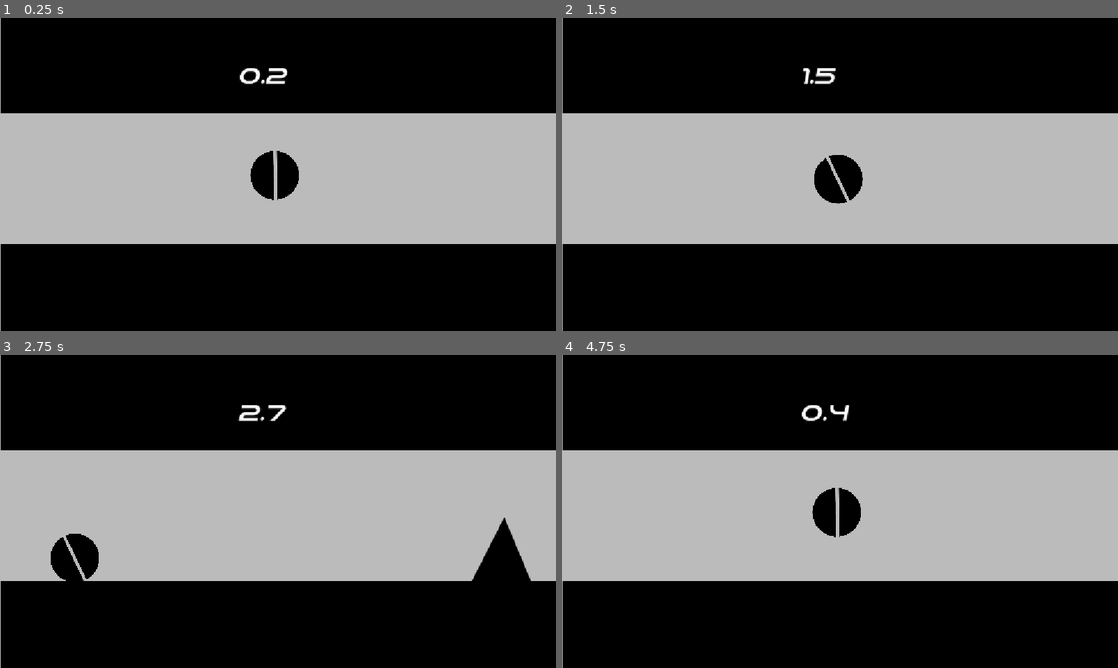
Above: before the commit, frames 1-4 (two rows, left to right).
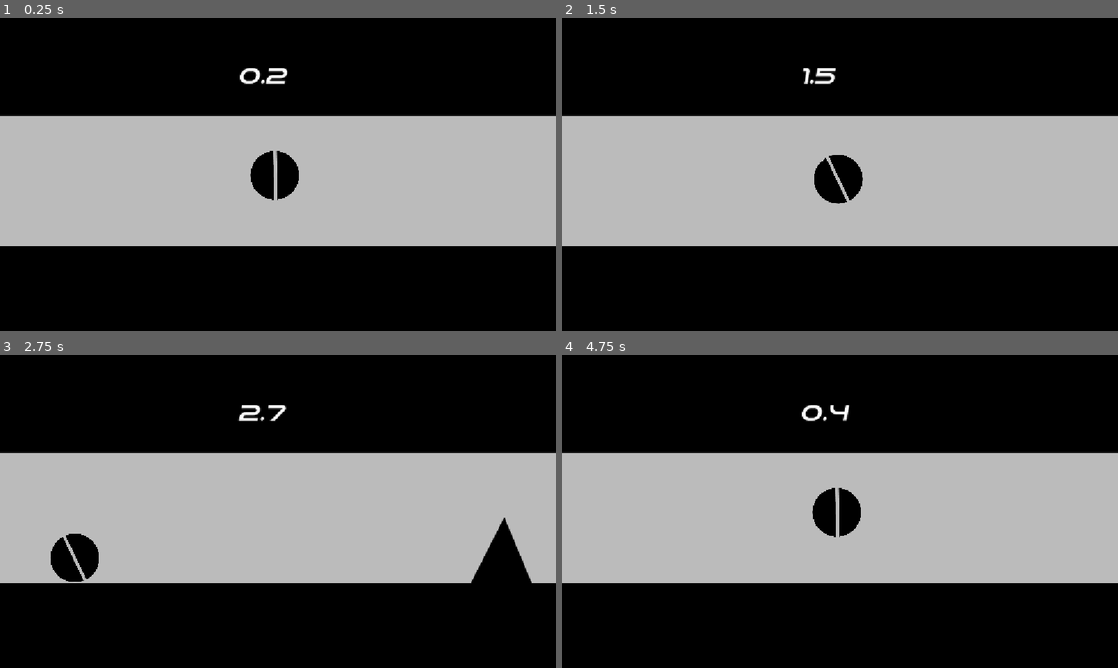
Above: after the commit, the same moments.

Repository: Martycat111/Bingbong
Game: Godot game, scene res://Scenes/game.tscn
Two runs of this game, one before a commit and one after it. Both use one fixed random seed, a clock stepped at 60 frames per second and the inputs below.
Inputs:
- Up to frame 1 (0.25 s): no input
- Up to frame 2 (1.5 s): hold Left (rotate clockwise) 0.53-1.28 s; tap Right (rotate counterclockwise) at 1.35 s
- Up to frame 3 (2.75 s): hold Space (shoot) from 2.03 s (still down)
- Up to frame 4 (4.75 s): release Space (shoot) at 2.78 s; tap Left (rotate clockwise) at 2.85 s; click "Play Again" at 3.5 s; click "Play" at 4.25 s

The runs differ from the first frame. In frame 1, 1.6% of the frame differs, in the area x 0-100%, y 0-100%; in frame 2, 1.6%; in frame 3, 1.6%; in frame 4, 1.6%.

Commit message:
not much

Diff:
--- a/Scenes/Score.tscn
+++ b/Scenes/Score.tscn
@@ -22,6 +22,7 @@
 theme_override_colors/font_color = Color(0, 0, 0, 1)
 theme_override_fonts/font = ExtResource("1_78k8p")
 theme_override_font_sizes/font_size = 55
+text = "score"
 script = ExtResource("1_5hcfu")
 
 [node name="Button" type="Button" parent="." unique_id=1711236095]
--- a/Scenes/game.tscn
+++ b/Scenes/game.tscn
@@ -31,6 +31,8 @@
 
 [node name="Gamebg" type="Sprite2D" parent="RigidBody2D" unique_id=2106852135]
 modulate = Color(0, 0, 0, 1)
+position = Vector2(-4.1286697, 8.997349)
+scale = Vector2(1.0076054, 0.99785787)
 texture = ExtResource("1_ebmjs")
 
 [node name="CollisionShape2D2" type="CollisionShape2D" parent="RigidBody2D" unique_id=1947170045]
